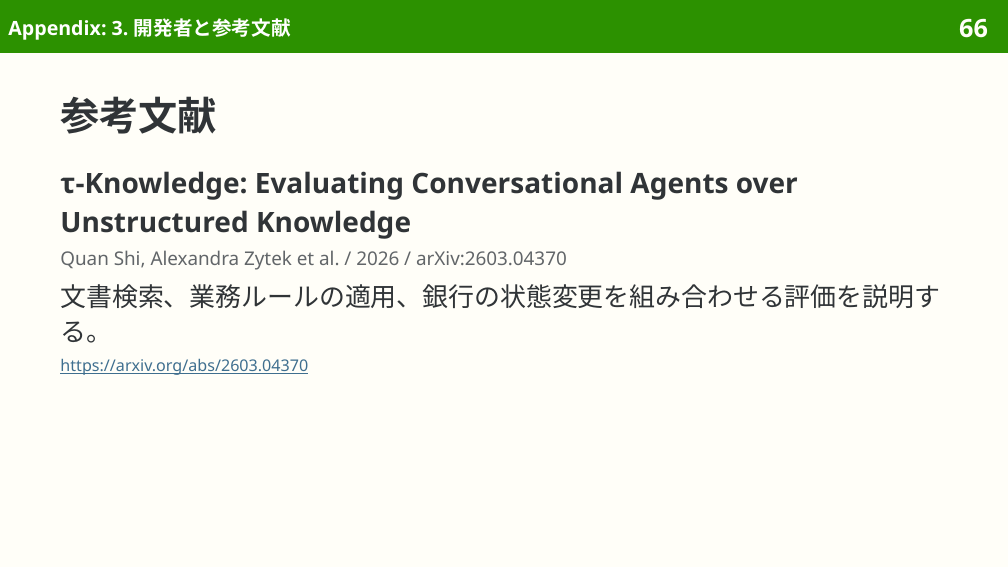
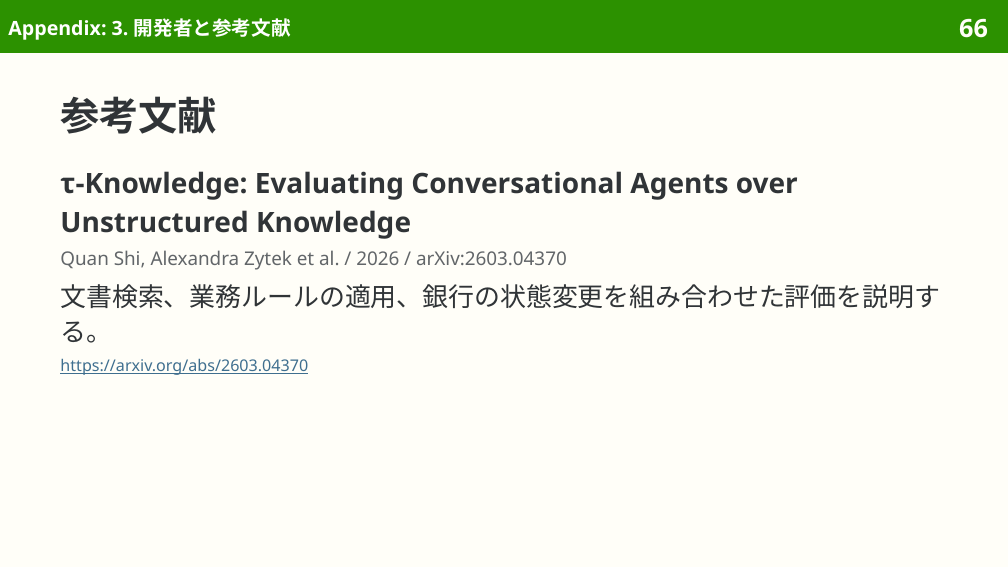
Before and after one commit to sasakiy84/datasets-in-10-minutes, a slide deck: slide 66 of slides/datasets-in-10-minutes-tau2-bench.pptx. Drawn at 1008x567 pixels with LibreOffice and Linux fonts; fonts in the diff are those of the drawing. Boxes give left, top, right and bottom in pixels: in the first picture for what was removed or moved away, otherwise in the second. Text is boxed around its words. In the diff, an @@ line names an element or a change of style, - is before the commit and + after.

```diff
--- a/slides/datasets-in-10-minutes-tau2-bench.pptx
+++ b/slides/datasets-in-10-minutes-tau2-bench.pptx
@@ text at box(60, 284, 940, 343): text changed @@
-文書検索、業務ルールの適用、銀行の状態変更を組み合わせる評価を説明する。
+文書検索、業務ルールの適用、銀行の状態変更を組み合わせた評価を説明する。
```
Also in this commit, not shown: 11 other slides changed, 7 other files.
